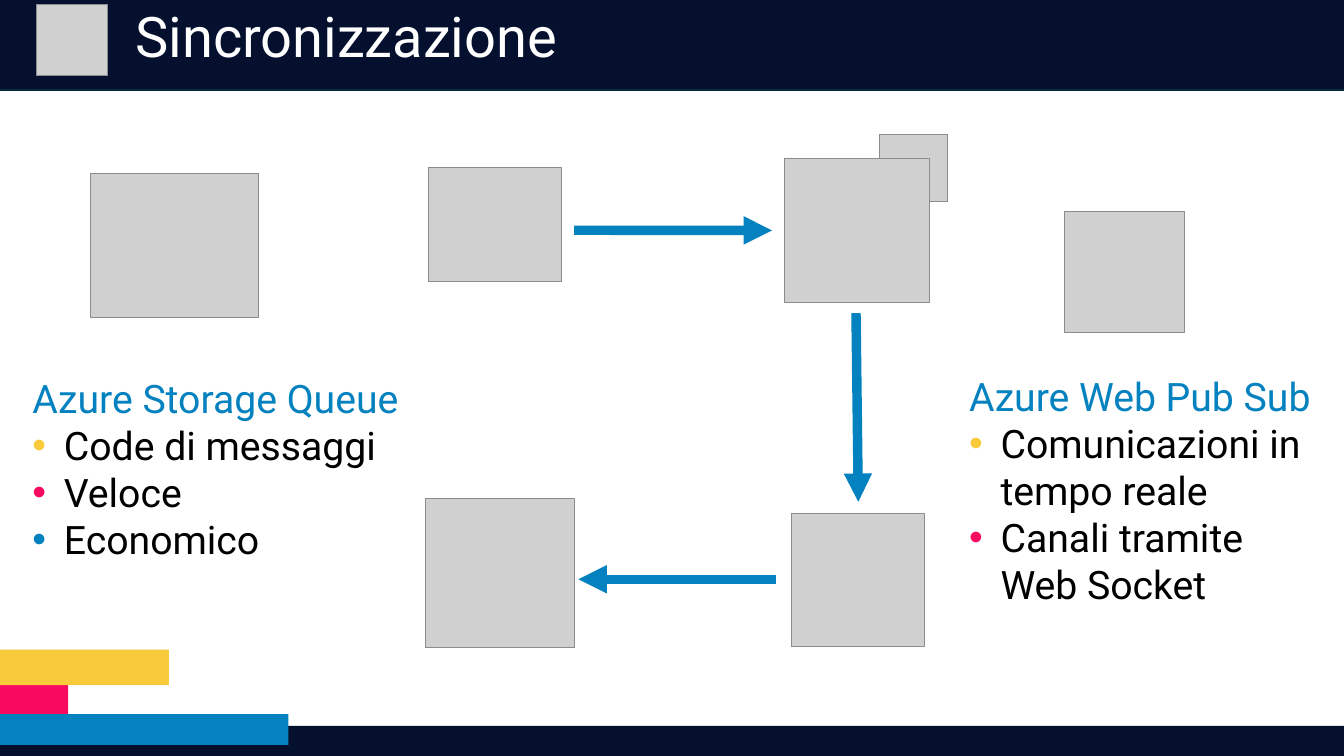
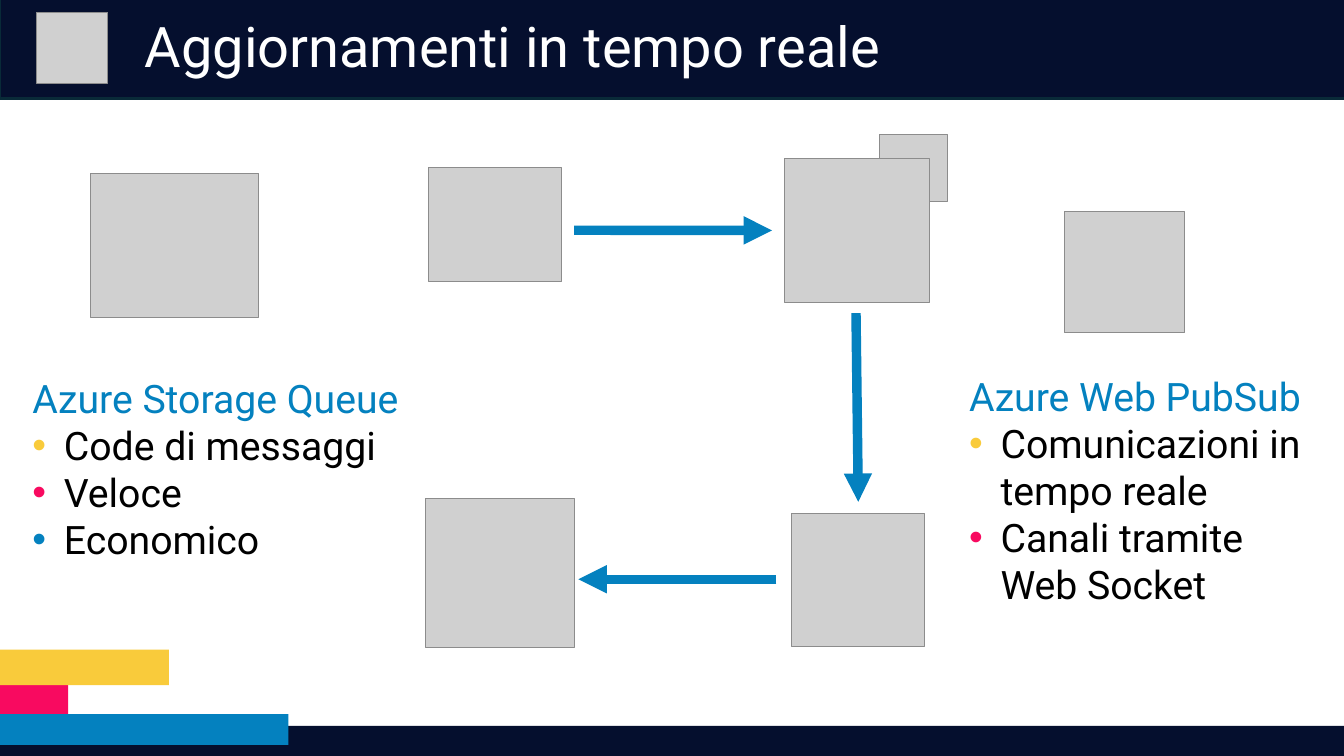
Before and after one commit to RedDuality/Tesi, a slide deck: slide 10 of Presentazione.pptx. Drawn at 1344x756 pixels with LibreOffice and Linux fonts; fonts in the diff are those of the drawing; grey boxes stand for pictures. Boxes give left, top, right and bottom in pixels: in the first picture for what was removed or moved away, otherwise in the second. Text is boxed around its words. In the diff, an @@ line names an element or a change of style, - is before the commit and + after.

```diff
--- a/Presentazione.pptx
+++ b/Presentazione.pptx
@@ rectangle: place and size @@
-rectangle at box(0, 0, 1344, 91)
+rectangle at box(0, 0, 1344, 99)
@@ picture: place and size @@
-picture at box(36, 5, 108, 76)
+picture at box(36, 12, 108, 83)
@@ text at box(145, 25, 880, 79): text changed @@
-Sincronizzazione
+Aggiornamenti in tempo reale
@@ text at box(969, 381, 1301, 412): spaces changed @@
-Azure Web Pub Sub
+Azure Web PubSub
```
Also in this commit, not shown: 16 other slides changed, 8 other files.
